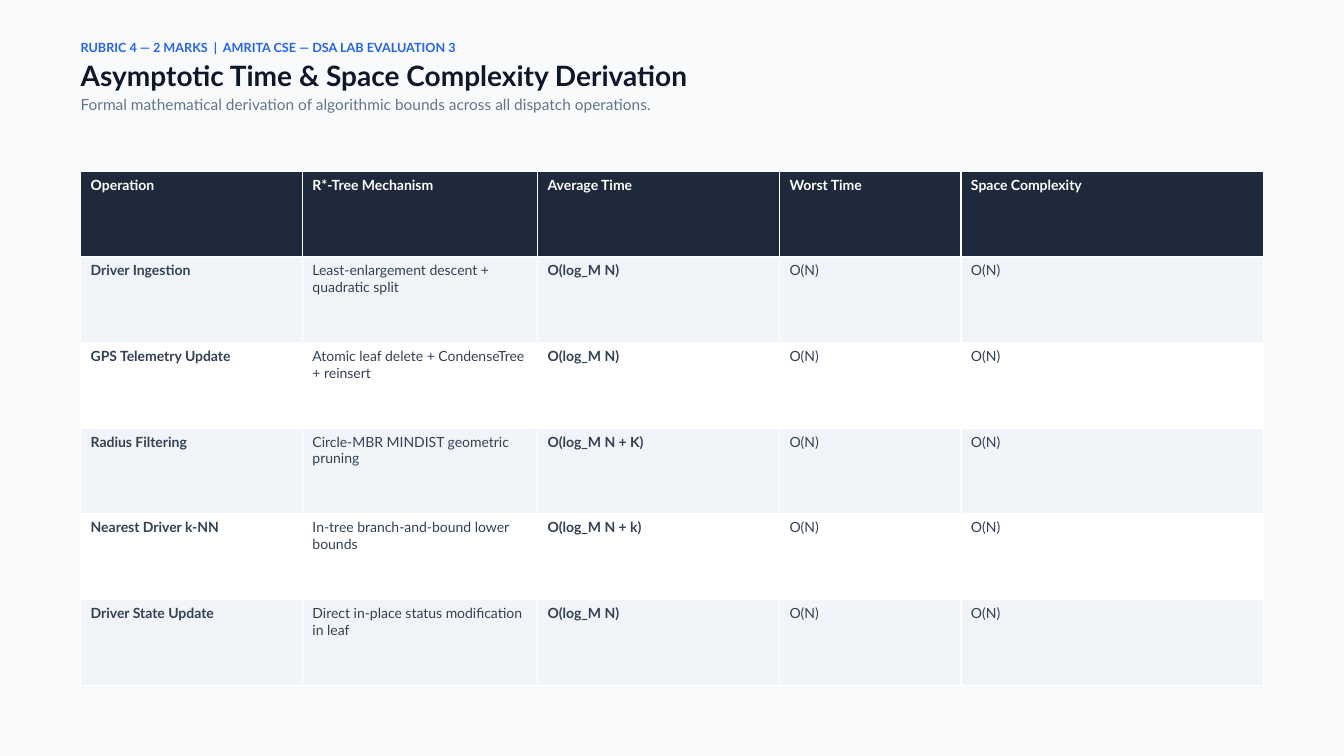
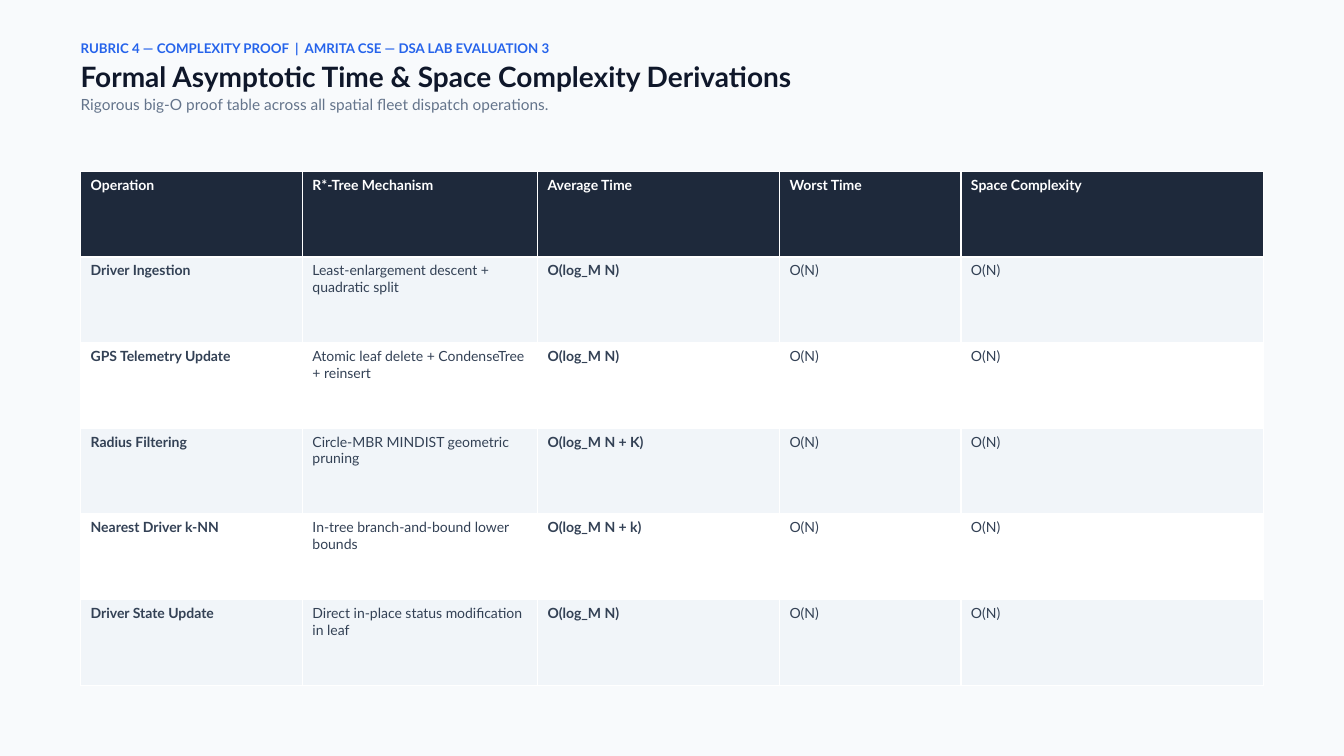
Before and after one commit to miriyaladhanwinn/uber-rstar-tree-dispatch, a slide deck: slide 11 of RStar_Tree_Uber_Fleet_Dispatch_Presentation.pptx (slide 8 before the commit). Drawn at 1344x756 pixels with LibreOffice and Linux fonts; fonts in the diff are those of the drawing. Boxes give left, top, right and bottom in pixels: in the first picture for what was removed or moved away, otherwise in the second. Text is boxed around its words. In the diff, an @@ line names an element or a change of style, - is before the commit and + after.

```diff
--- a/RStar_Tree_Uber_Fleet_Dispatch_Presentation.pptx
+++ b/RStar_Tree_Uber_Fleet_Dispatch_Presentation.pptx
@@ text at (81,43,791,113): text changed @@
-RUBRIC 4 — 2 MARKS | AMRITA CSE — DSA LAB EVALUATION 3
-Asymptotic Time & Space Complexity Derivation
-Formal mathematical derivation of algorithmic bounds across all dispatch operations.
+RUBRIC 4 — COMPLEXITY PROOF | AMRITA CSE — DSA LAB EVALUATION 3
+Formal Asymptotic Time & Space Complexity Derivations
+Rigorous big-O proof table across all spatial fleet dispatch operations.
```
Also in this commit, not shown: 10 other slides changed, 5 slides added, 1 slide removed, 1 other file.
